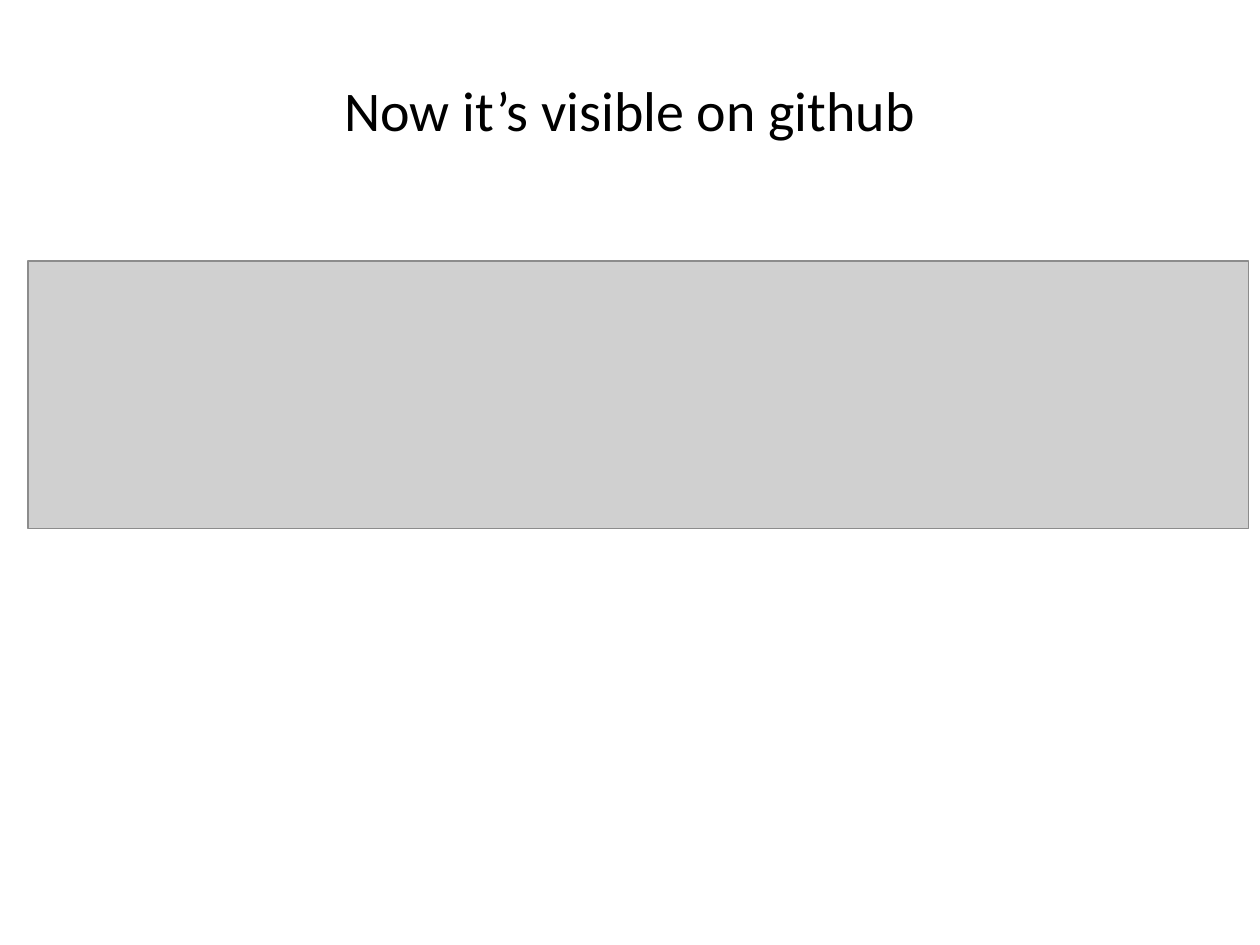
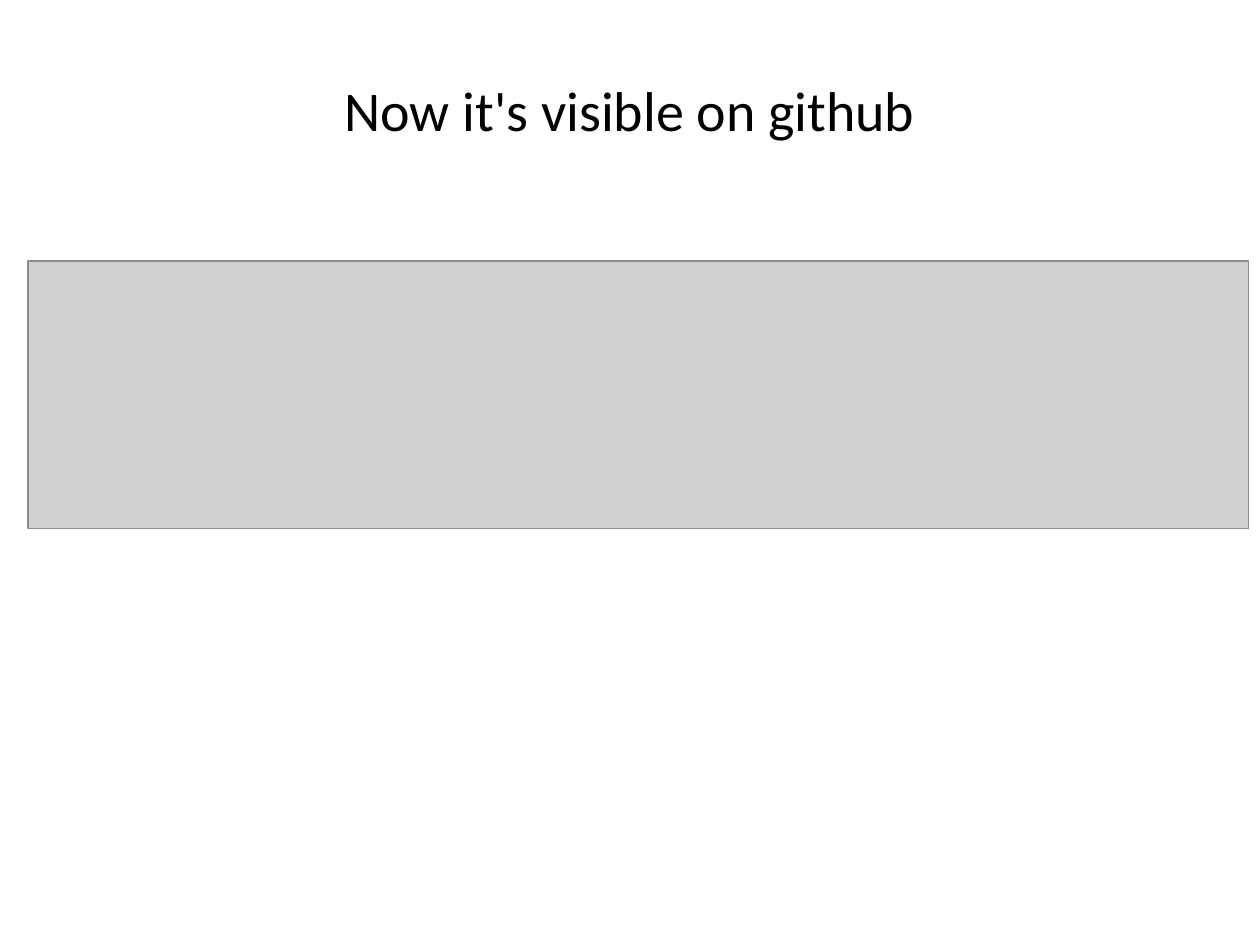
Before and after one commit to ncasuk/ncas-isc, a slide deck: slide 14 of shell/presentations/01_git1.pptx. Drawn at 1260x945 pixels with LibreOffice and Linux fonts; fonts in the diff are those of the drawing; grey boxes stand for pictures; background and template pictures are left out. Boxes give left, top, right and bottom in pixels: in the first picture for what was removed or moved away, otherwise in the second. Text is boxed around its words. In the diff, an @@ line names an element or a change of style, - is before the commit and + after.

```diff
--- a/shell/presentations/01_git1.pptx
+++ b/shell/presentations/01_git1.pptx
@@ title at [345,92,914,141]: text changed @@
-Now it’s visible on github
+Now it's visible on github
```
Also in this commit, not shown: 6 other slides changed, 1 other file.
